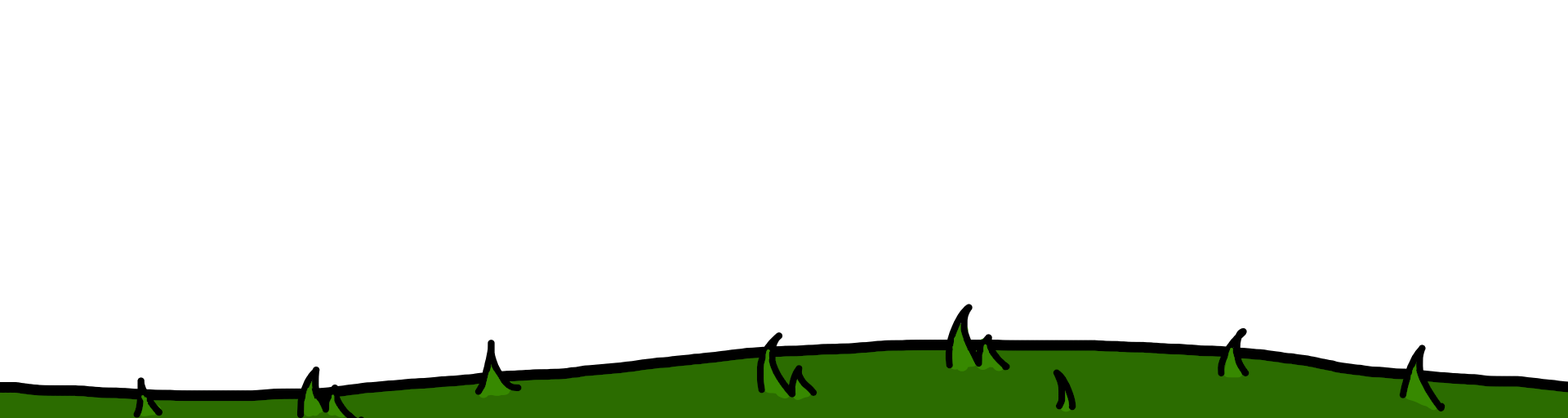
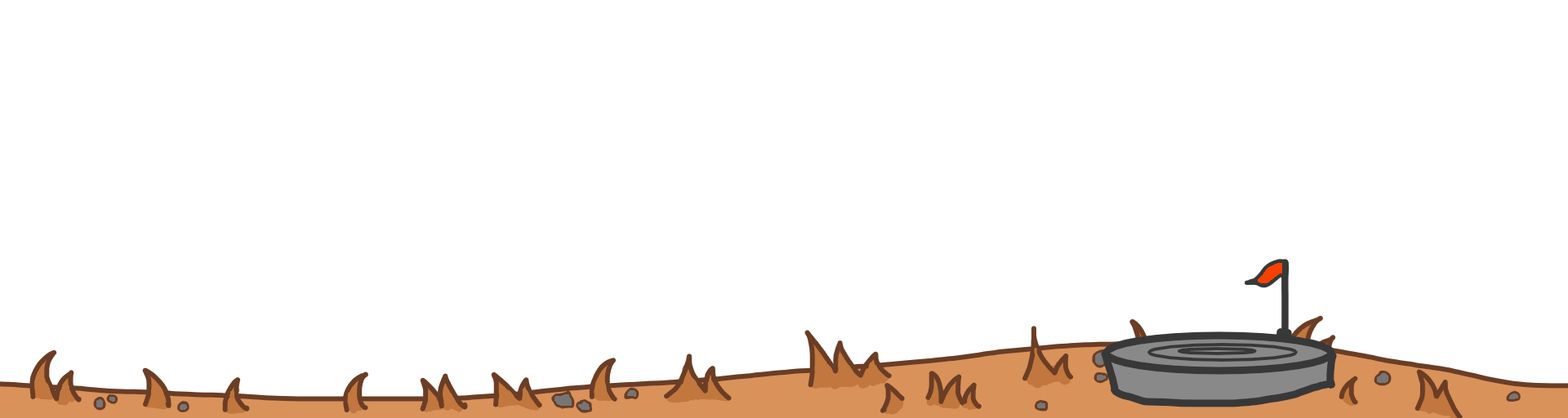
Before/after of a 1568x418 layered artwork. What changed in the layer stack:
added layer "Paint Layer 4" above "Paint Layer 5" over [1097, 313, 1359, 418]
added layer "Paint Layer 5" above "Paint Layer 2" over [1097, 258, 1359, 418]
added layer "Paint Layer 2" above "Paint Layer 3" over [0, 258, 1568, 418]
added layer "Paint Layer 3" above "Background" over [0, 313, 1568, 418]
hid "Background", opacity 100% → 37% over [0, 261, 1568, 418]
hid "Paint Layer 1", opacity 100% → 30%, painted on it over [0, 258, 1568, 418]
